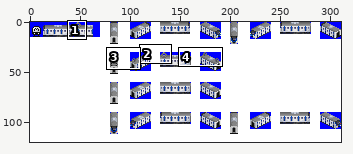
Sprite sheet -- src/metro/seoul_metro_1/371K_381K_1ST.png. Above, an overview of the earlier version with the close-up marked.
Close-up. First the earlier version:
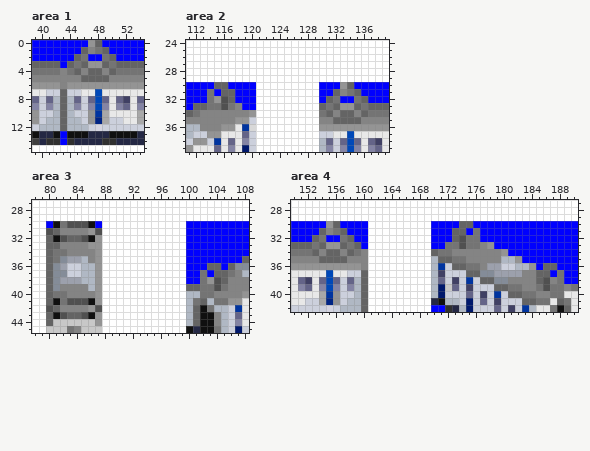
The file is 311x120 pixels. Colours within 5 levels of each other are drawn and written as one. Shown: area 1: x 39..54, y 0..15; area 2: x 111..139, y 24..39; area 3: x 78..108, y 27..45; area 4: x 150..190, y 27..42. The commit also changed other parts of the picture, which this record leaves out.
Once edited:
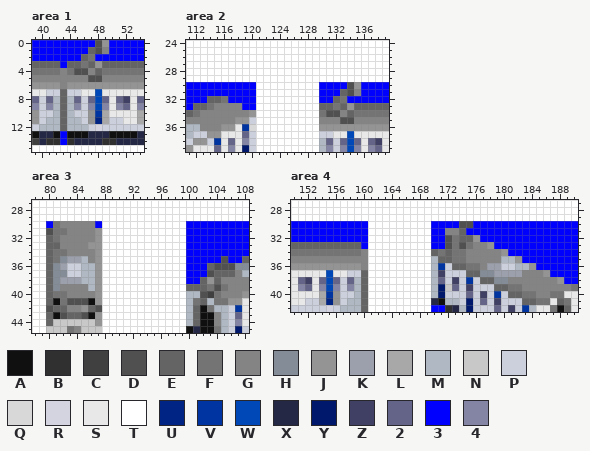
Palette (. is transparent): A #101010  B #303030  C #404040  D #505050  E #646464  F #747474  G #848484  H #848c98  J #949494  K #9ca0ac  L #a8a8a8  M #b0b8c4  N #c8c8c8  P #ccd0dc  Q #d8d8d8  R #d4d4e0  S #e8e8e8  T #ffffff  U #002484  V #0034a0  W #0048b8  X #242844  Y #00186c  Z #404064  2 #646488  3 #0000ff  4 #8484a4
The exact change:
Changed rows in their new state; - is an unchanged pixel.
Area 1:
first column x 45:
 0 --3DJ-
 1 -3EDG-
 2 3EF-33
 3 EFE--E
 4 DDG-FF
 5 -GDDG-
Area 2:
first column x 114:
30 -33----------------3DJ-
31 3-33--------------3EDG-
32 EEF3-------------3EF-33
33 -GGG-------------EFE--E
34 -----------------DDG-FF
35 ------------------GDDG-
Area 3:
first column x 81:
30 FGGGGG--------------------
31 FF---GJ-------------------
32 FGGGGG--------------------
35 ------------------------D-
36 -----------------------DDD
37 ---------------------3D--E
38 ---------------------E-EG-
39 ---------------------E----
40 ---------------------DCF--
42 -E--JE--------------------
Area 4:
first column x 153:
30 --33-----------------DD-------------
31 -3333--------------GG--3------------
32 33--33-------------DFEEJ------------
33 E-EE-E-------------D---G------------
34 FFFFFF-------------EFF--------------
35 -GGGG-------------------------------
36 ---------------------------------33-
37 --------------------------------GJ-3
38 --------------------------------GG-J
39 --------------------------------GGGG
